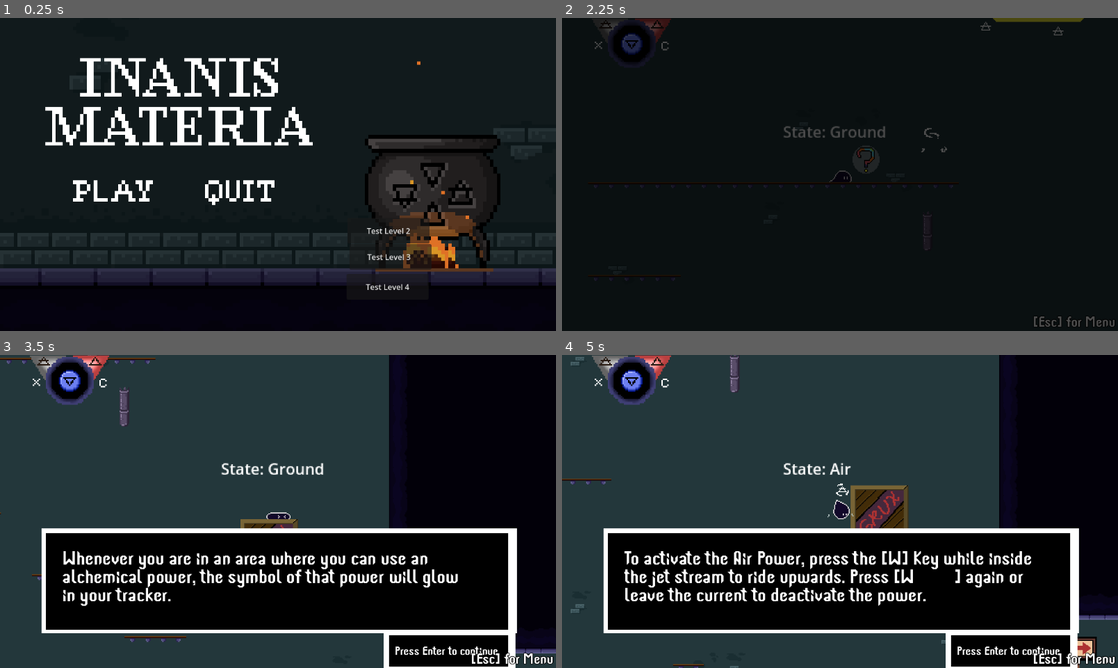
Above: before the commit, frames 1-4 (two rows, left to right).
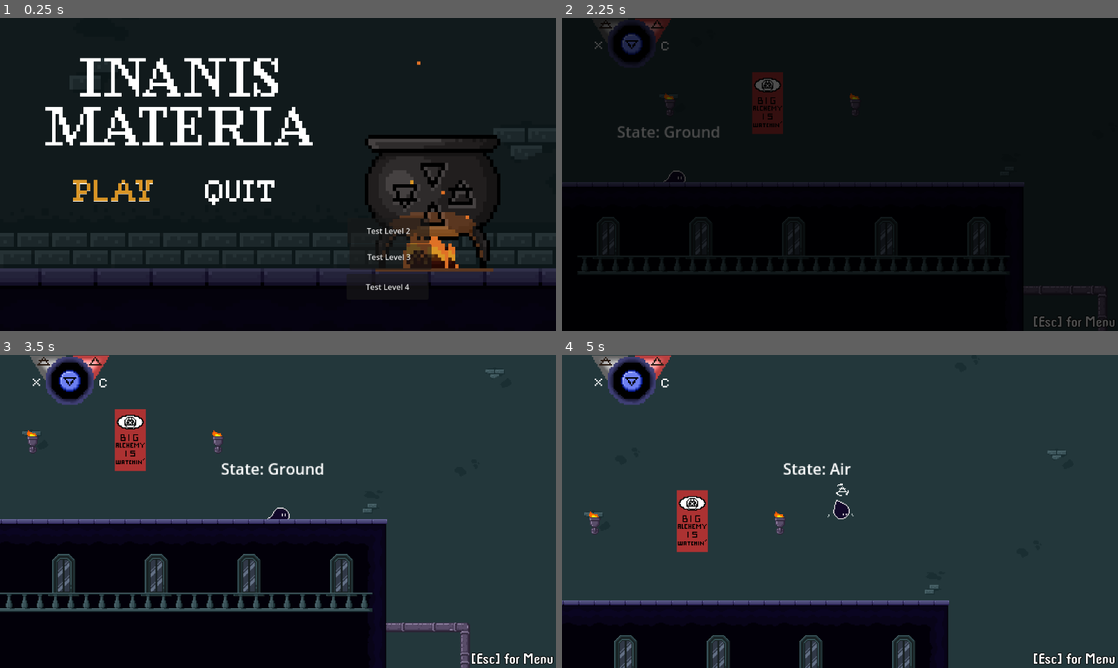
Above: after the commit, the same moments.

Repository: XChronosCS/Inanis-Materia
Game: Godot game, scene res://main.tscn
The game is run twice, just before and just after one commit, with the same random seed, the same clock (stepped at 60 frames per second) and the same inputs.
Inputs (mouse positions are in pixels of both pictures, inside the frame that each line leads up to):
- Up to frame 1 (0.25 s): no input
- Up to frame 2 (2.25 s): click "Test Level 2" at 0.5 s; click (673, 190) at 1.25 s; tap Enter at 2 s; hold Right (move_right) from 2.03 s (still down); tap W (Air Power) at 2.1 s
- Up to frame 3 (3.5 s): keep holding Right (move_right); tap Up (jump) at 2.27, 3.02 s; tap Enter at 2.75 s; tap S (Earth Power) at 2.85 s
- Up to frame 4 (5 s): tap Enter at 3.5 s; release Right (move_right) at 3.53 s; hold Left (move_left) 3.53-4.28 s; hold A (Fire Power) 3.53-4.28 s; tap W (Air Power) at 4.25 s; hold Right (move_right) from 4.28 s (still down); tap D (Water Power) at 4.35 s; tap Up (jump) at 4.52 s

The runs differ from the first frame. In frame 1, 0.4% of the frame differs, in the area x 13-28%, y 51-59%; in frame 2, 2.6%; in frame 3, 52%, in the area x 0-100%, y 0-100%; in frame 4, 51%.

Commit message:
Added Controller Support for Menus

Diff:
--- a/Assets/Levels/Level 2/level_2.tscn
+++ b/Assets/Levels/Level 2/level_2.tscn
@@ -150,7 +150,7 @@
 layer_4/name = "Fore-Midground"
 layer_4/tile_data = PackedInt32Array(-1900530, 196608, 3, -786383, 196608, 8, -786384, 131072, 8, -786385, 131072, 8, - …(15072 unchanged characters)…
 layer_5/name = "Foreground"
-layer_5/tile_data = PackedInt32Array(-786432, 262144, 2, -78 …(2774 unchanged characters)… -1245140, 524288, 4, -1245139, 524288, 4)
+layer_5/tile_data = PackedInt32Array(-786432, 262144, 2, -78 …(2774 unchanged characters)… -1245140, 524288, 4, -1245139, 524288, 4, -1572836, 458752, 4, -1572835, 458752, 65540)
 layer_6/name = "Blocking Doors 1"
 layer_6/tile_data = PackedInt32Array()
 
@@ -232,7 +232,7 @@
 shape = SubResource("RectangleShape2D_1ekxu")
 
 [node name="Player" parent="." instance=ExtResource("4_hqakv")]
-position = Vector2(1165, -830)
+position = Vector2(76, -1033)
 camera_constraints = Array[int]([0, 0, 2336, -1311])
 
 [node name="Area2D" type="Area2D" parent="."]
--- a/Interactions/InteractionManager.gd
+++ b/Interactions/InteractionManager.gd
@@ -32,9 +32,7 @@
 
 # Receives signal from PowerStateMachine
 func _on_use_power(power):
-	print("Signal Received")
 	if active_areas.size() > 0:
-		print(interaction_powers)
 		for active_area in active_areas:
 			# If the current power being used matches one of the interaction areas needed powers
 			if active_area.power_needed == power && can_interact:
--- a/UI/PauseMenu.gd
+++ b/UI/PauseMenu.gd
@@ -1,5 +1,6 @@
 extends CanvasLayer
 
+@onready var reset_button : Button = $Panel/Reset
 
 # Called when the node enters the scene tree for the first time.
 func _ready():
--- a/UI/PauseMenu.tscn
+++ b/UI/PauseMenu.tscn
@@ -39,6 +39,7 @@
 offset_top = 75.0
 offset_right = 653.0
 offset_bottom = 160.0
+focus_neighbor_bottom = NodePath("../Resume")
 theme_override_colors/font_hover_color = Color(0.680591, 0.569689, 1.92523e-07, 1)
 theme_override_constants/outline_size = 2
 theme_override_fonts/font = ExtResource("2_dh2c4")
@@ -55,6 +56,7 @@
 offset_bottom = 413.0
 tooltip_text = "This is a quit button
 "
+focus_neighbor_top = NodePath("../Resume")
 theme_override_fonts/font = ExtResource("2_dh2c4")
 theme_override_font_sizes/font_size = 50
 theme_override_styles/normal = SubResource("StyleBoxFlat_rhwwo")
@@ -69,6 +71,8 @@
 offset_bottom = 286.0
 tooltip_text = "This is a quit button
 "
+focus_neighbor_top = NodePath("../Reset")
+focus_neighbor_bottom = NodePath("../Quit")
 theme_override_fonts/font = ExtResource("2_dh2c4")
 theme_override_font_sizes/font_size = 43
 theme_override_styles/normal = SubResource("StyleBoxFlat_u35mx")
--- a/UI/game_ui.gd
+++ b/UI/game_ui.gd
@@ -3,6 +3,7 @@
 
 @onready var pause_menu = $PauseMenu
 # Called when the node enters the scene tree for the first time.
+@onready var reset_button = $PauseMenu/Panel/Reset
 
 func _ready():
 	pause_menu.hide()
@@ -15,4 +16,5 @@
 func _input(event):
 	if event.is_action_pressed('pause'):
 		pause_menu.show()
+		reset_button.grab_focus()
 		get_tree().paused = true
--- a/main.gd
+++ b/main.gd
@@ -1,6 +1,7 @@
 extends Node2D
 
 @onready var background = $Sprite2D2
+@onready var start_button = $Play
 
 func admin_privledges():
 	PowerStateMachine.power_obtained("Water")
@@ -10,6 +11,7 @@
 
 func _ready():
 	background.play("TitleScreen")
+	start_button.grab_focus()
 	PowerStateMachine.reset_power_tracker()
 
 
--- a/main.tscn
+++ b/main.tscn
@@ -44,6 +44,9 @@
 texture = ExtResource("3_owfb2")
 modulate_color = Color(0.792157, 0.0235294, 0, 1)
 
+[sub_resource type="StyleBoxTexture" id="StyleBoxTexture_qc5us"]
+texture = ExtResource("3_owfb2")
+
 [sub_resource type="StyleBoxTexture" id="StyleBoxTexture_gomhi"]
 
 [sub_resource type="StyleBoxTexture" id="StyleBoxTexture_dwf4p"]
@@ -52,6 +55,9 @@
 [sub_resource type="StyleBoxTexture" id="StyleBoxTexture_5tokr"]
 texture = ExtResource("4_ygeeg")
 modulate_color = Color(0.792157, 0.0235294, 0, 1)
+
+[sub_resource type="StyleBoxTexture" id="StyleBoxTexture_5aeuy"]
+texture = ExtResource("4_ygeeg")
 
 [node name="Main" type="Node2D"]
 script = ExtResource("1_teyo1")
@@ -68,9 +74,11 @@
 offset_top = 335.0
 offset_right = 317.0
 offset_bottom = 379.0
+focus_neighbor_right = NodePath("../Quit")
 theme_override_styles/normal = SubResource("StyleBoxTexture_t28cg")
 theme_override_styles/hover = SubResource("StyleBoxTexture_l7b6f")
 theme_override_styles/pressed = SubResource("StyleBoxTexture_wqj7e")
+theme_override_styles/focus = SubResource("StyleBoxTexture_qc5us")
 
 [node name="Play2" type="Button" parent="."]
 offset_left = 720.0
@@ -102,9 +110,11 @@
 offset_bottom = 385.0
 tooltip_text = "This is a quit button
 "
+focus_neighbor_left = NodePath("../Play")
 theme_override_styles/normal = SubResource("StyleBoxTexture_gomhi")
 theme_override_styles/hover = SubResource("StyleBoxTexture_dwf4p")
 theme_override_styles/pressed = SubResource("StyleBoxTexture_5tokr")
+theme_override_styles/focus = SubResource("StyleBoxTexture_5aeuy")
 
 [node name="AudioStreamPlayer" type="AudioStreamPlayer" parent="."]
 stream = ExtResource("5_2pl70")
--- a/project.godot
+++ b/project.godot
@@ -33,14 +33,26 @@
 
 [input]
 
+ui_accept={
+"deadzone": 0.5,
+"events": [Object(InputEventKey,"resource_local_to_scene":false,"resource_name":"","device":0,"window_id":0,"alt_pressed":false,"shift_pressed":false,"ctrl_pressed":false,"meta_pressed":false,"pressed":false,"keycode":4194309,"physical_keycode":0,"key_label":0,"unicode":0,"echo":false,"script":null)
+, Object(InputEventKey,"resource_local_to_scene":false,"resource_name":"","device":0,"window_id":0,"alt_pressed":false,"shift_pressed":false,"ctrl_pressed":false,"meta_pressed":false,"pressed":false,"keycode":4194310,"physical_keycode":0,"key_label":0,"unicode":0,"echo":false,"script":null)
+, Object(InputEventKey,"resource_local_to_scene":false,"resource_name":"","device":0,"window_id":0,"alt_pressed":false,"shift_pressed":false,"ctrl_pressed":false,"meta_pressed":false,"pressed":false,"keycode":32,"physical_keycode":0,"key_label":0,"unicode":32,"echo":false,"script":null)
+, Object(InputEventJoypadButton,"resource_local_to_scene":false,"resource_name":"","device":0,"button_index":0,"pressure":0.0,"pressed":true,"script":null)
+]
+}
 move_left={
 "deadzone": 0.5,
-"events": [Object(InputEventKey,"resource_local_to_scene":fa …(119 unchanged characters)… ressed":false,"pressed":false,"keycode":0,"physical_keycode":4194319,"key_label":0,"unicode":0,"echo":false,"script":null)
+"events": [Object(InputEventKey,"resource_local_to_scene":fa …(119 unchanged characters)… ressed":false,"pressed":false,"keycode":4194319,"physical_keycode":4194319,"key_label":4194319,"unicode":0,"echo":false,"script":null)
+, Object(InputEventJoypadMotion,"resource_local_to_scene":false,"resource_name":"","device":0,"axis":0,"axis_value":-1.0,"script":null)
+, Object(InputEventJoypadButton,"resource_local_to_scene":false,"resource_name":"","device":0,"button_index":13,"pressure":0.0,"pressed":true,"script":null)
 ]
 }
 move_right={
 "deadzone": 0.5,
 "events": [Object(InputEventKey,"resource_local_to_scene":false,"resource_name":"","device":-1,"window_id":0,"alt_press …(182 unchanged characters)…
+, Object(InputEventJoypadButton,"resource_local_to_scene":false,"resource_name":"","device":0,"button_index":14,"pressure":0.0,"pressed":true,"script":null)
+, Object(InputEventJoypadMotion,"resource_local_to_scene":false,"resource_name":"","device":0,"axis":0,"axis_value":1.0,"script":null)
 ]
 }
 move_down={
@@ -50,7 +62,7 @@
 }
 jump={
 "deadzone": 0.5,
-"events": [Object(InputEventKey,"resource_local_to_scene":false,"resource_name":"","device":-1,"window_id":0,"alt_pressed":false,"shift_pressed":false,"ctrl_pressed":false,"meta_pressed":false,"pressed":false,"keycode":0,"physical_keycode":32,"key_label":0,"unicode":32,"echo":false,"script":null)
+"events": [Object(InputEventJoypadButton,"resource_local_to_scene":false,"resource_name":"","device":0,"button_index":0,"pressure":0.0,"pressed":true,"script":null)
 , Object(InputEventKey,"resource_local_to_scene":false,"resource_name":"","device":-1,"window_id":0,"alt_pressed":false,"shift_pressed":false,"ctrl_pressed":false,"meta_pressed":false,"pressed":false,"keycode":0,"physical_keycode":4194320,"key_label":0,"unicode":0,"echo":false,"script":null)
 ]
 }
@@ -65,6 +77,7 @@
 , Object(InputEventMouseButton,"resource_local_to_scene":false,"resource_name":"","device":-1,"window_id":0,"alt_presse …(244 unchanged characters)…
 , Object(InputEventKey,"resource_local_to_scene":false,"resource_name":"","device":-1,"window_id":0,"alt_pressed":false,"shift_pressed":false,"ctrl_pressed":false,"meta_pressed":false,"pressed":false,"keycode":0,"physical_keycode":69,"key_label":0,"unicode":101,"echo":false,"script":null)
 , Object(InputEventKey,"resource_local_to_scene":false,"resource_name":"","device":-1,"window_id":0,"alt_pressed":false,"shift_pressed":false,"ctrl_pressed":false,"meta_pressed":false,"pressed":false,"keycode":0,"physical_keycode":4194309,"key_label":0,"unicode":0,"echo":false,"script":null)
+, Object(InputEventJoypadButton,"resource_local_to_scene":false,"resource_name":"","device":0,"button_index":8,"pressure":0.0,"pressed":true,"script":null)
 ]
 }
 "Earth Power"={
@@ -90,21 +103,25 @@
 pause={
 "deadzone": 0.5,
 "events": [Object(InputEventKey,"resource_local_to_scene":false,"resource_name":"","device":-1,"window_id":0,"alt_press …(182 unchanged characters)…
+, Object(InputEventJoypadButton,"resource_local_to_scene":false,"resource_name":"","device":0,"button_index":6,"pressure":0.0,"pressed":true,"script":null)
 ]
 }
 use_power={
 "deadzone": 0.5,
 "events": [Object(InputEventKey,"resource_local_to_scene":false,"resource_name":"","device":-1,"window_id":0,"alt_pressed":false,"shift_pressed":false,"ctrl_pressed":false,"meta_pressed":false,"pressed":false,"keycode":0,"physical_keycode":90,"key_label":0,"unicode":122,"echo":false,"script":null)
+, Object(InputEventJoypadButton,"resource_local_to_scene":false,"resource_name":"","device":0,"button_index":1,"pressure":0.0,"pressed":true,"script":null)
 ]
 }
 power_left={
 "deadzone": 0.5,
 "events": [Object(InputEventKey,"resource_local_to_scene":false,"resource_name":"","device":-1,"window_id":0,"alt_pressed":false,"shift_pressed":false,"ctrl_pressed":false,"meta_pressed":false,"pressed":false,"keycode":0,"physical_keycode":88,"key_label":0,"unicode":120,"echo":false,"script":null)
+, Object(InputEventJoypadButton,"resource_local_to_scene":false,"resource_name":"","device":0,"button_index":9,"pressure":0.0,"pressed":true,"script":null)
 ]
 }
 power_right={
 "deadzone": 0.5,
 "events": [Object(InputEventKey,"resource_local_to_scene":false,"resource_name":"","device":-1,"window_id":0,"alt_pressed":false,"shift_pressed":false,"ctrl_pressed":false,"meta_pressed":false,"pressed":false,"keycode":0,"physical_keycode":67,"key_label":0,"unicode":99,"echo":false,"script":null)
+, Object(InputEventJoypadButton,"resource_local_to_scene":false,"resource_name":"","device":0,"button_index":10,"pressure":0.0,"pressed":true,"script":null)
 ]
 }
 
Not shown: 1 places in main.tscn that only renumber resources
